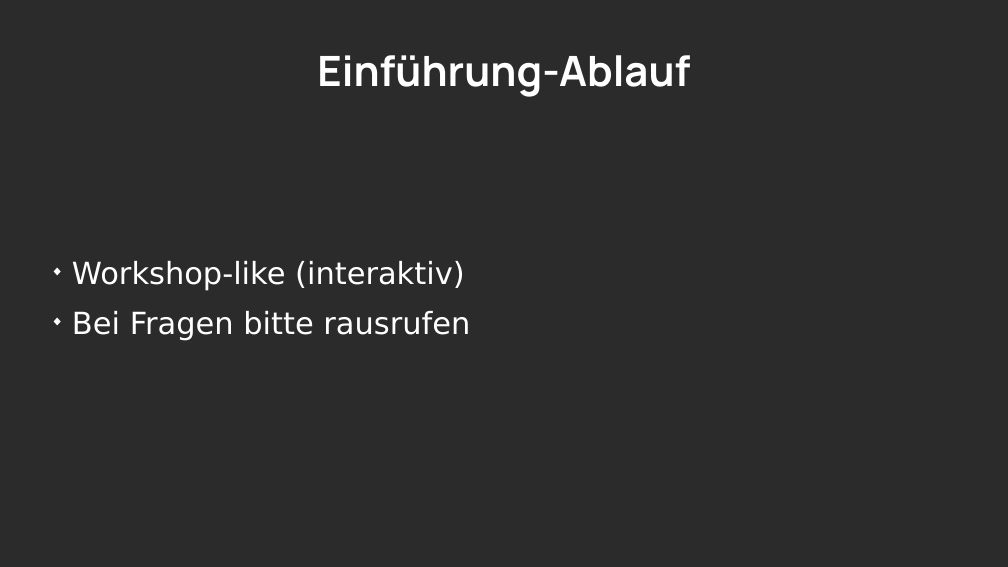
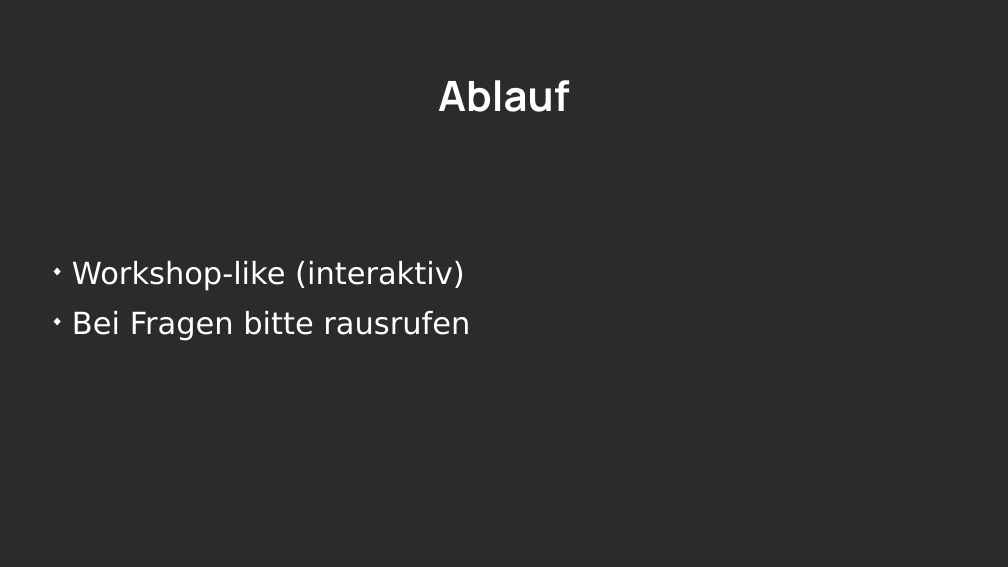
Before and after one commit to LordDreadfight/infpresentation, a slide deck: slide 3 of infCompilers.odp. Drawn at 1008x567 pixels with LibreOffice and Linux fonts; fonts in the diff are those of the drawing; background and template pictures are left out; a plain dark background stands for a picture behind light text. Boxes give left, top, right and bottom in pixels: in the first picture for what was removed or moved away, otherwise in the second. Text is boxed around its words. In the diff, an @@ line names an element or a change of style, - is before the commit and + after.

```diff
--- a/infCompilers.odp
+++ b/infCompilers.odp
@@ title at <box>438,80,569,112</box>: text changed @@
-Einführung-Ablauf
+Ablauf
```
Also in this commit, not shown: 4 other slides changed, 15 slides added, 9 slides removed, 5 other files.
